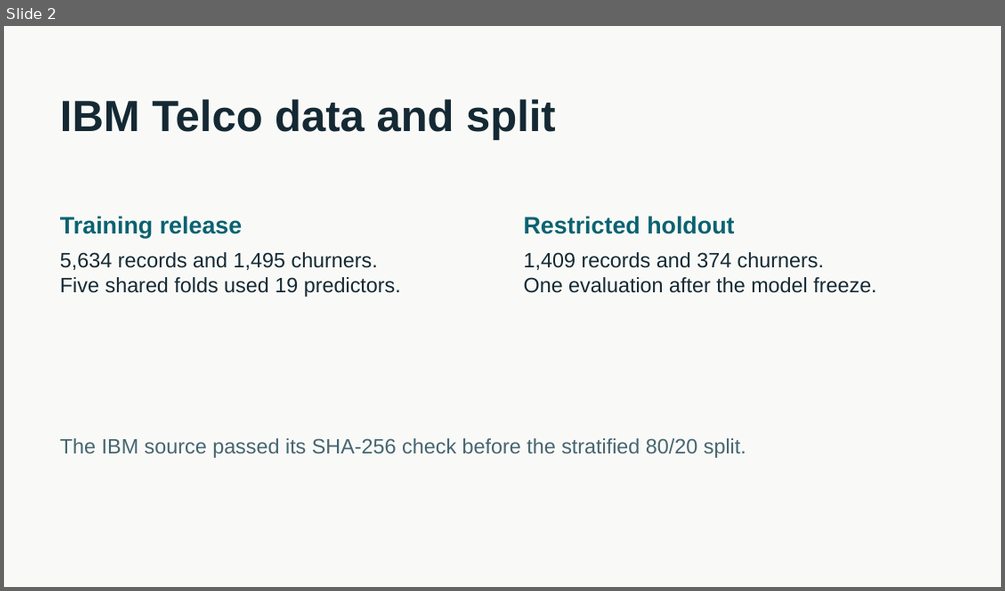
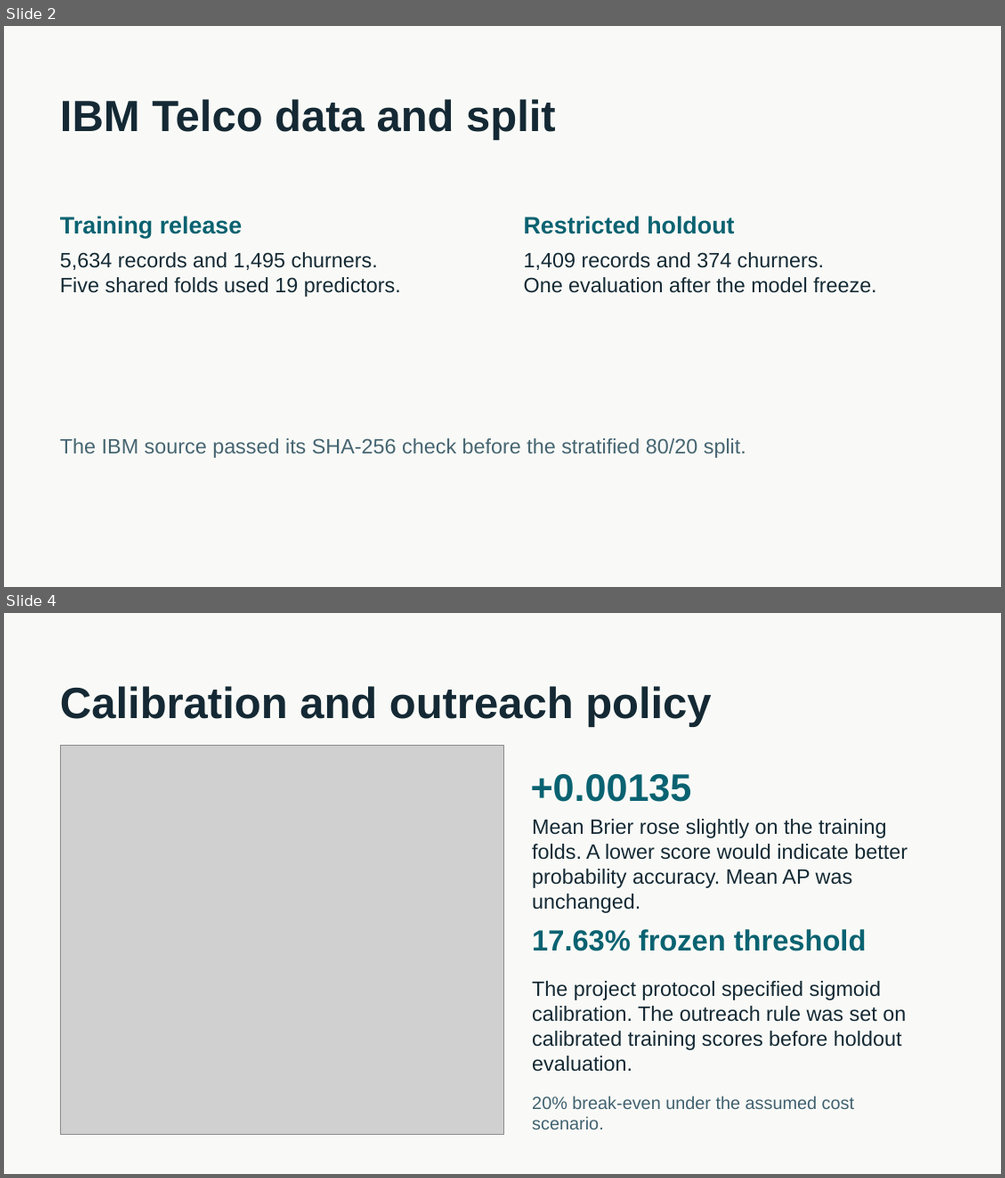
Before and after one commit to feras17009-stack/customer-churn-group-6, a slide deck: reports/churn_project_pitch.pptx. Shown one above the other, each under a label of ours: slide 2 before the commit, slides 2 and 4 after it; the slides between them are not shown. The pictures are 1005x591 and 1005x1178 pixels, drawn with LibreOffice and Linux fonts; fonts in the diff are those of the drawing; grey boxes stand for pictures. Boxes give left, top, right and bottom in pixels: in the first picture for what was removed or moved away, otherwise in the second. Text is boxed around its words. In the diff, an @@ line names an element or a change of style, - is before the commit and + after.

```diff
--- a/reports/churn_project_pitch.pptx
+++ b/reports/churn_project_pitch.pptx
@@ slide 4 added at bbox=[4, 613, 1001, 1174], background #F9FAF7 @@
@@ text added at bbox=[60, 686, 711, 727], 42 pt, text #142934, bold @@
+Calibration and outreach policy
@@ picture added at bbox=[60, 746, 504, 1135] @@
@@ text added at bbox=[531, 774, 692, 802], 37 pt, text #0A6271, bold @@
++0.00135
@@ text added at bbox=[532, 819, 907, 913], 20 pt, text #142934 @@
+Mean Brier rose slightly on the training folds. A lower score would indicate better probability accuracy. Mean AP was unchanged.
@@ text added at bbox=[532, 929, 866, 951], 28 pt, text #0A6271, bold @@
+17.63% frozen threshold
@@ text added at bbox=[532, 981, 906, 1071], 20 pt, text #142934 @@
+The project protocol specified sigmoid calibration. The outreach rule was set on calibrated training scores before holdout evaluation.
@@ text added at bbox=[532, 1095, 854, 1129], 17 pt, text #406170 @@
+20% break-even under the assumed cost scenario.
```
Also in this commit, not shown: 2 slides changed, 2 other slides added, 3 slides removed, 1 other file.
